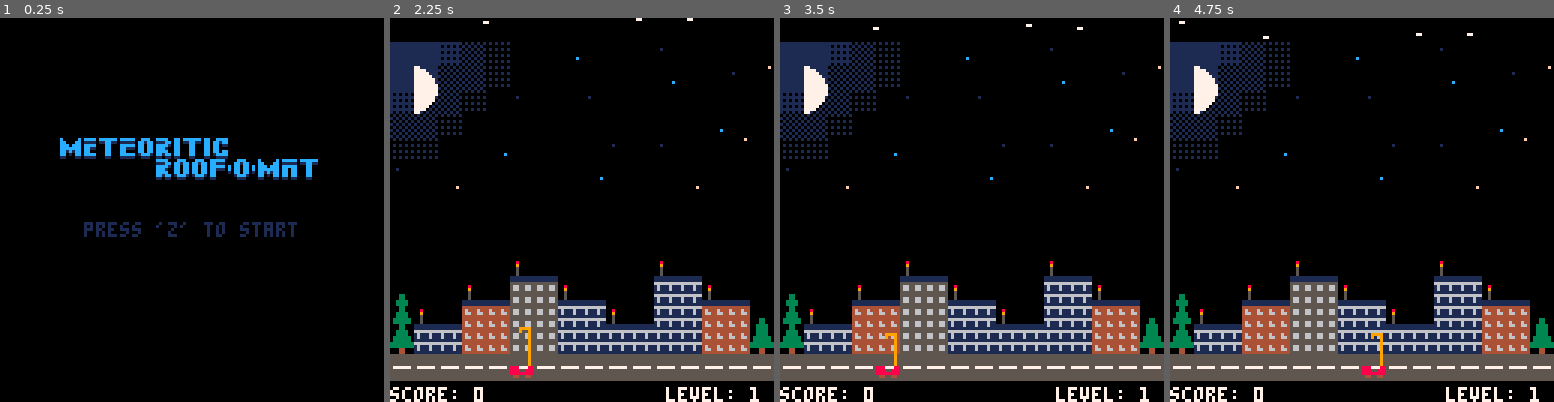
Above: before the commit, frames 1-4 (left to right).
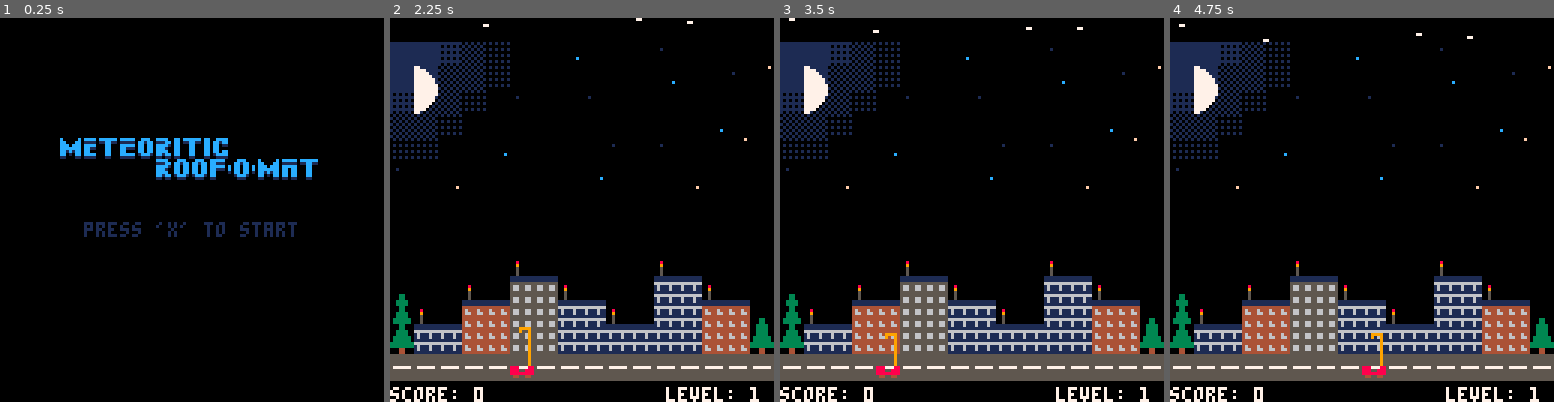
Above: after the commit, the same moments.

Repository: adam-sporka/pico-8-projects
Game: PICO-8 cartridge games/meteoritic-roof-o-mat/meteoritic-roof-o-mat.p8
Same seed, same stepped clock (60 frames per second), same inputs: the game is played once before the commit and once after it.
Inputs:
- Up to frame 1 (0.25 s): no input
- Up to frame 2 (2.25 s): tap X (X key) at 0.33, 1.07, 1.85 s; tap O (Z key) at 0.7, 1.7, 2.1 s; hold Right 1.6-2.1 s; hold Up from 2.15 s (still down)
- Up to frame 3 (3.5 s): release Up at 2.42 s; hold Right 2.47-3.03 s; tap O (Z key) at 2.5, 2.9, 3.3 s; tap X (X key) at 2.97 s; hold Left from 3.08 s (still down)
- Up to frame 4 (4.75 s): release Left at 3.58 s; hold Down 3.63-3.97 s; tap O (Z key) at 3.7, 4.1, 4.5 s; hold Right 4.02-4.68 s; tap X (X key) at 4.08 s; hold Up from 4.73 s (still down)

The runs differ from the first frame. In frame 1, less than 0.1% of the frame differs, in the area x 43-47%, y 53-58%; in frame 2, less than 0.1%; in frame 3, less than 0.1%; in frame 4, less than 0.1%, in the area x 2-79%, y 0-7%.

Commit message:
Meteoritic Roof-o-mat (2016-05-12): Developing perks

Diff:
--- a/games/meteoritic-roof-o-mat/meteoritic-roof-o-mat.p8
+++ b/games/meteoritic-roof-o-mat/meteoritic-roof-o-mat.p8
@@ -7,6 +7,7 @@
 meteors=16
 level=1
 score=0
+perks={}
 w={}
 keys={}
 d={}
@@ -225,6 +226,14 @@
  end
 end
 
+function init_map()
+ for x=0,15 do
+  for y=0,15 do
+   mset(x,y,mget(x+16,y))
+  end
+ end
+end
+
 function initialize_game()
  w.bldgs={}
  w.x_to_bldg={}
@@ -234,8 +243,16 @@
   w.meteors[a]={}
   w.meteors[a].state=100
  end
+ score=0
+ level=1
  init_bldgs()
  init_deck()
+ init_map()
+ perks.speed=false
+ perks.align=false
+ perks.wrap=false
+ perks.sturdy=false
+ perks.ad_units=0
 end
 
 function update_world()
@@ -353,7 +370,7 @@
 function _update()
  upd_keys()
  if app_state==1000 then
-  if is_released(4) then
+  if is_released(5) then
    app_state=1001
   end
  elseif app_state==1001 then
@@ -362,7 +379,7 @@
  elseif app_state==1002 then
   update_world()
  elseif app_state==1003 then
-  if is_released(4) then
+  if is_released(5) then
    app_state=1000
   end
  end
@@ -371,16 +388,12 @@
 -------------------------------
 
 function draw_title()
- -- print("meteoritic roof-o-mat", 21, 61, 1)
- -- print("meteoritic roof-o-mat", 22, 60, 7)
-
  for a=0,10 do
   for b=0,1 do
    spr(a+b*16+64,a*8+20,b*8+40)
   end
  end
-
- print("press 'z' to start", 28, 68, 1)
+ print("press 'x' to start", 28, 68, 1)
 end
 
 function draw_score()
@@ -402,6 +415,7 @@
   end
  if app_state==1003 then
   print("game over", 46, 60, 7)
+ print("press 'x' to start over", 18, 68, 1)
  end
 end
 
@@ -462,14 +476,14 @@
 00000000000000000000000000000000000000000000000000000000000000000000000000000000000000000000000000000000000000000000000000000000
 00000000000000000000000000000000000000000000000000000000000000000000000000000000000000000000000000000000000000000000000000000000
 00000000000000000000000000000000000000000000000000000000000000000000000000000000000000000000000000000000000000000000000000000000
-00000000000000000000000000000000000000000000000000000000000000000000000000000000000000000000000000000000000000000000000000000000
-00000000000000000000000000000000000000000000000000000000000000000000000000000000000000000000000000000000000000000000000000000000
-00000000000000000000000000000000000000000000000000000000000000000000000000000000000000000000000000000000000000000000000000000000
-00000000000000000000000000000000000000000000000000000000000000000000000000000000000000000000000000000000000000000000000000000000
-00000000000000000000000000000000000000000000000000000000000000000000000000000000000000000000000000000000000000000000000000000000
-00000000000000000000000000000000000000000000000000000000000000000000000000000000000000000000000000000000000000000000000000000000
-00000000000000000000000000000000000000000000000000000000000000000000000000000000000000000000000000000000000000000000000000000000
-00000000000000000000000000000000000000000000000000000000000000000000000000000000000000000000000000000000000000000000000000000000
+00000000000000000000000099990000000000000000000000000000000000000000000000000000000000000000000000000000000000000000000000000000
+0009900000000090999000009a999990009990000000000000000000000000000000000000000000000000000000000000000000000000000000000000000000
+00999900000009900090000099990000090009000000000000000000000000000000000000000000000000000000000000000000000000000000000000000000
+0990099000009990999090909a999990900000900000000000000000000000000000000000000000000000000000000000000000000000000000000000000000
+09900990555509909000090099990000900090900000000000000000000000000000000000000000000000000000000000000000000000000000000000000000
+0999999056650090900090909a990000090099000000000000000000000000000000000000000000000000000000000000000000000000000000000000000000
+09900990566500009990000099990000009099900000000000000000000000000000000000000000000000000000000000000000000000000000000000000000
+0000000055550000000000009a990000000000000000000000000000000000000000000000000000000000000000000000000000000000000000000000000000
 00000000000000000000000000000000000000000000000000000000000000000000000000000000000000000000000000000000000000000000000000000000
 00000000000000000000000000000000000000000000000000000000000000000000000000000000000000000000000000000000000000000000000000000000
 00000000000000000000000000000000000000000000000000000000000000000000000000000000000000000000000000000000000000000000000000000000
@@ -539,164 +553,164 @@
 0000000000000000000000000000000000000000000000000000000000000000000000000000000000000000000000000000000000000000000000000000000000000000000000000000000000000000000000000000000000000000000000000000000000000000000000000000000000000000000000000000000000000000
 __map__
 0000000000000000000000000000000000000000000000000000000000000000000000000000000000000000000000000000000000000000000000000000000000000000000000000000000000000000000000000000000000000000000000000000000000000000000000000000000000000000000000000000000000000000
-2b2b2c3b3c00003e0000003f000000000000000f00000e00000d00000f00000d000000000000000000000000000000000000000000000000000000000000000000000000000000000000000000000000000000000000000000000000000000000000000000000000000000000000000000000000000000000000000000000000
-2b2a3b3b3c0000000000003e00003f3d0000000d000000000000000e00000000000000000000000000000000000000000000000000000000000000000000000000000000000000000000000000000000000000000000000000000000000000000000000000000000000000000000000000000000000000000000000000000000
-2c3a3b3c003f00003f000000000000000000000000000000000e000000000f00000000000000000000000000000000000000000000000000000000000000000000000000000000000000000000000000000000000000000000000000000000000000000000000000000000000000000000000000000000000000000000000000
-3b3b3c000000000000000000003e00000e000000000000000000000000000000000000000000000000000000000000000000000000000000000000000000000000000000000000000000000000000000000000000000000000000000000000000000000000000000000000000000000000000000000000000000000000000000
-3c3c00003e000000003f003f00003d000f0000000000000f00000000000e0d00000000000000000000000000000000000000000000000000000000000000000000000000000000000000000000000000000000000000000000000000000000000000000000000000000000000000000000000000000000000000000000000000
-3f000000000000003e00000000000000000d0000000000000000000101000000000000000000000000000000000000000000000000000000000000000000000000000000000000000000000000000000000000000000000000000000000000000000000000000000000000000000000000000000000000000000000000000000
-00003d0000000000000000003d00000000000000010100000000001212000000000000000000000000000000000000000000000000000000000000000000000000000000000000000000000000000000000000000000000000000000000000000000000000000000000000000000000000000000000000000000000000000000
-0000000000000000000000000000000000000101111100000003021212011800000000000000000000000000000000000000000000000000000000000000000000000000000000000000000000000000000000000000000000000000000000000000000000000000000000000000000000000000000000000000000000000000
-0000000000000000000000000000000000001010111101010110101212112800000000000000000000000000000000000000000000000000000000000000000000000000000000000000000000000000000000000000000000000000000000000000000000000000000000000000000000000000000000000000000000000000
-0000000000000000000000000000000000001010111112121210101212112800000000000000000000000000000000000000000000000000000000000000000000000000000000000000000000000000000000000000000000000000000000000000000000000000000000000000000000000000000000000000000000000000
-1700000000000000000000000000000000001010111112121210101212113800000000000000000000000000000000000000000000000000000000000000000000000000000000000000000000000000000000000000000000000000000000000000000000000000000000000000000000000000000000000000000000000000
-2700000000000000000000000000001721212121212121212121212121212121000000000000000000000000000000000000000000000000000000000000000000000000000000000000000000000000000000000000000000000000000000000000000000000000000000000000000000000000000000000000000000000000
-3700000000000000000000000000003700000000000000000000000000000000000000000000000000000000000000000000000000000000000000000000000000000000000000000000000000000000000000000000000000000000000000000000000000000000000000000000000000000000000000000000000000000000
-2222222222222222222222222222222200000000000000000000000000000000000000000000000000000000000000000000000000000000000000000000000000000000000000000000000000000000000000000000000000000000000000000000000000000000000000000000000000000000000000000000000000000000
-2121212121212121212121212121212100000000000000000000000000000000000000000000000000000000000000000000000000000000000000000000000000000000000000000000000000000000000000000000000000000000000000000000000000000000000000000000000000000000000000000000000000000000
-0000000000000000000000000000000000000000000000000000000000000000000000000000000000000000000000000000000000000000000000000000000000000000000000000000000000000000000000000000000000000000000000000000000000000000000000000000000000000000000000000000000000000000
-0000000000000000000000000000000000000000000000000000000000000000000000000000000000000000000000000000000000000000000000000000000000000000000000000000000000000000000000000000000000000000000000000000000000000000000000000000000000000000000000000000000000000000
-0000000000000000000000000000000000000000000000000000000000000000000000000000000000000000000000000000000000000000000000000000000000000000000000000000000000000000000000000000000000000000000000000000000000000000000000000000000000000000000000000000000000000000
-0000000000000000000000000000000000000000000000000000000000000000000000000000000000000000000000000000000000000000000000000000000000000000000000000000000000000000000000000000000000000000000000000000000000000000000000000000000000000000000000000000000000000000
-0000000000000000000000000000000000000000000000000000000000000000000000000000000000000000000000000000000000000000000000000000000000000000000000000000000000000000000000000000000000000000000000000000000000000000000000000000000000000000000000000000000000000000
-0000000000000000000000000000000000000000000000000000000000000000000000000000000000000000000000000000000000000000000000000000000000000000000000000000000000000000000000000000000000000000000000000000000000000000000000000000000000000000000000000000000000000000
-0000000000000000000000000000000000000000000000000000000000000000000000000000000000000000000000000000000000000000000000000000000000000000000000000000000000000000000000000000000000000000000000000000000000000000000000000000000000000000000000000000000000000000
-0000000000000000000000000000000000000000000000000000000000000000000000000000000000000000000000000000000000000000000000000000000000000000000000000000000000000000000000000000000000000000000000000000000000000000000000000000000000000000000000000000000000000000
-0000000000000000000000000000000000000000000000000000000000000000000000000000000000000000000000000000000000000000000000000000000000000000000000000000000000000000000000000000000000000000000000000000000000000000000000000000000000000000000000000000000000000000
-0000000000000000000000000000000000000000000000000000000000000000000000000000000000000000000000000000000000000000000000000000000000000000000000000000000000000000000000000000000000000000000000000000000000000000000000000000000000000000000000000000000000000000
-0000000000000000000000000000000000000000000000000000000000000000000000000000000000000000000000000000000000000000000000000000000000000000000000000000000000000000000000000000000000000000000000000000000000000000000000000000000000000000000000000000000000000000
-0000000000000000000000000000000000000000000000000000000000000000000000000000000000000000000000000000000000000000000000000000000000000000000000000000000000000000000000000000000000000000000000000000000000000000000000000000000000000000000000000000000000000000
-0000000000000000000000000000000000000000000000000000000000000000000000000000000000000000000000000000000000000000000000000000000000000000000000000000000000000000000000000000000000000000000000000000000000000000000000000000000000000000000000000000000000000000
-0000000000000000000000000000000000000000000000000000000000000000000000000000000000000000000000000000000000000000000000000000000000000000000000000000000000000000000000000000000000000000000000000000000000000000000000000000000000000000000000000000000000000000
-0000000000000000000000000000000000000000000000000000000000000000000000000000000000000000000000000000000000000000000000000000000000000000000000000000000000000000000000000000000000000000000000000000000000000000000000000000000000000000000000000000000000000000
-0000000000000000000000000000000000000000000000000000000000000000000000000000000000000000000000000000000000000000000000000000000000000000000000000000000000000000000000000000000000000000000000000000000000000000000000000000000000000000000000000000000000000000
-…(130 lines of a section not shown)…
+000000000000000000000000000000002b2b2c3b3c00003e0000003f00000000000000000000000000000000000000000000000000000000000000000000000000000000000000000000000000000000000000000000000000000000000000000000000000000000000000000000000000000000000000000000000000000000
+000000000000000000000000000000002b2a3b3b3c0000000000003e00003f3d000000000000000000000000000000000000000000000000000000000000000000000000000000000000000000000000000000000000000000000000000000000000000000000000000000000000000000000000000000000000000000000000
+000000000000000000000000000000002c3a3b3c003f00003f00000000000000000000000000000000000000000000000000000000000000000000000000000000000000000000000000000000000000000000000000000000000000000000000000000000000000000000000000000000000000000000000000000000000000
+000000000000000000000000000000003b3b3c000000000000000000003e0000000000000000000000000000000000000000000000000000000000000000000000000000000000000000000000000000000000000000000000000000000000000000000000000000000000000000000000000000000000000000000000000000
+000000000000000000000000000000003c3c00003e000000003f003f00003d00000000000000000000000000000000000000000000000000000000000000000000000000000000000000000000000000000000000000000000000000000000000000000000000000000000000000000000000000000000000000000000000000
+000000000000000000000000000000003f000000000000003e00000000000000000000000000000000000000000000000000000000000000000000000000000000000000000000000000000000000000000000000000000000000000000000000000000000000000000000000000000000000000000000000000000000000000
+0000000000000000000000000000000000003d0000000000000000003d000000000000000000000000000000000000000000000000000000000000000000000000000000000000000000000000000000000000000000000000000000000000000000000000000000000000000000000000000000000000000000000000000000
+0000000000000000000000000000000000000000000000000000000000000000000000000000000000000000000000000000000000000000000000000000000000000000000000000000000000000000000000000000000000000000000000000000000000000000000000000000000000000000000000000000000000000000
+0000000000000000000000000000000000000000000000000000000000000000000000000000000000000000000000000000000000000000000000000000000000000000000000000000000000000000000000000000000000000000000000000000000000000000000000000000000000000000000000000000000000000000
+0000000000000000000000000000000000000000000000000000000000000000000000000000000000000000000000000000000000000000000000000000000000000000000000000000000000000000000000000000000000000000000000000000000000000000000000000000000000000000000000000000000000000000
+0000000000000000000000000000000017000000000000000000000000000000000000000000000000000000000000000000000000000000000000000000000000000000000000000000000000000000000000000000000000000000000000000000000000000000000000000000000000000000000000000000000000000000
+0000000000000000000000000000000027000000000000000000000000000017000000000000000000000000000000000000000000000000000000000000000000000000000000000000000000000000000000000000000000000000000000000000000000000000000000000000000000000000000000000000000000000000
+0000000000000000000000000000000037000000000000000000000000000037000000000000000000000000000000000000000000000000000000000000000000000000000000000000000000000000000000000000000000000000000000000000000000000000000000000000000000000000000000000000000000000000
+0000000000000000000000000000000022222222222222222222222222222222000000000000000000000000000000000000000000000000000000000000000000000000000000000000000000000000000000000000000000000000000000000000000000000000000000000000000000000000000000000000000000000000
+0000000000000000000000000000000021212121212121212121212121212121000000000000000000000000000000000000000000000000000000000000000000000000000000000000000000000000000000000000000000000000000000000000000000000000000000000000000000000000000000000000000000000000
+0000000000000000000000000000000000000000000000000000000000000000000000000000000000000000000000000000000000000000000000000000000000000000000000000000000000000000000000000000000000000000000000000000000000000000000000000000000000000000000000000000000000000000
+0000000000000000000000000000000000000000000000000000000000000000000000000000000000000000000000000000000000000000000000000000000000000000000000000000000000000000000000000000000000000000000000000000000000000000000000000000000000000000000000000000000000000000
+0000000000000000000000000000000000000000000000000000000000000000000000000000000000000000000000000000000000000000000000000000000000000000000000000000000000000000000000000000000000000000000000000000000000000000000000000000000000000000000000000000000000000000
+0000000000000000000000000000000000000000000000000000000000000000000000000000000000000000000000000000000000000000000000000000000000000000000000000000000000000000000000000000000000000000000000000000000000000000000000000000000000000000000000000000000000000000
+0000000000000000000000000000000000000000000000000000000000000000000000000000000000000000000000000000000000000000000000000000000000000000000000000000000000000000000000000000000000000000000000000000000000000000000000000000000000000000000000000000000000000000
+0000000000000000000000000000000000000000000000000000000000000000000000000000000000000000000000000000000000000000000000000000000000000000000000000000000000000000000000000000000000000000000000000000000000000000000000000000000000000000000000000000000000000000
+0000000000000000000000000000000000000000000000000000000000000000000000000000000000000000000000000000000000000000000000000000000000000000000000000000000000000000000000000000000000000000000000000000000000000000000000000000000000000000000000000000000000000000
+0000000000000000000000000000000000000000000000000000000000000000000000000000000000000000000000000000000000000000000000000000000000000000000000000000000000000000000000000000000000000000000000000000000000000000000000000000000000000000000000000000000000000000
+0000000000000000000000000000000000000000000000000000000000000000000000000000000000000000000000000000000000000000000000000000000000000000000000000000000000000000000000000000000000000000000000000000000000000000000000000000000000000000000000000000000000000000
+0000000000000000000000000000000000000000000000000000000000000000000000000000000000000000000000000000000000000000000000000000000000000000000000000000000000000000000000000000000000000000000000000000000000000000000000000000000000000000000000000000000000000000
+0000000000000000000000000000000000000000000000000000000000000000000000000000000000000000000000000000000000000000000000000000000000000000000000000000000000000000000000000000000000000000000000000000000000000000000000000000000000000000000000000000000000000000
+0000000000000000000000000000000000000000000000000000000000000000000000000000000000000000000000000000000000000000000000000000000000000000000000000000000000000000000000000000000000000000000000000000000000000000000000000000000000000000000000000000000000000000
+0000000000000000000000000000000000000000000000000000000000000000000000000000000000000000000000000000000000000000000000000000000000000000000000000000000000000000000000000000000000000000000000000000000000000000000000000000000000000000000000000000000000000000
+0000000000000000000000000000000000000000000000000000000000000000000000000000000000000000000000000000000000000000000000000000000000000000000000000000000000000000000000000000000000000000000000000000000000000000000000000000000000000000000000000000000000000000
+0000000000000000000000000000000000000000000000000000000000000000000000000000000000000000000000000000000000000000000000000000000000000000000000000000000000000000000000000000000000000000000000000000000000000000000000000000000000000000000000000000000000000000
+0000000000000000000000000000000000000000000000000000000000000000000000000000000000000000000000000000000000000000000000000000000000000000000000000000000000000000000000000000000000000000000000000000000000000000000000000000000000000000000000000000000000000000
+…(130 lines of a section not shown)…
